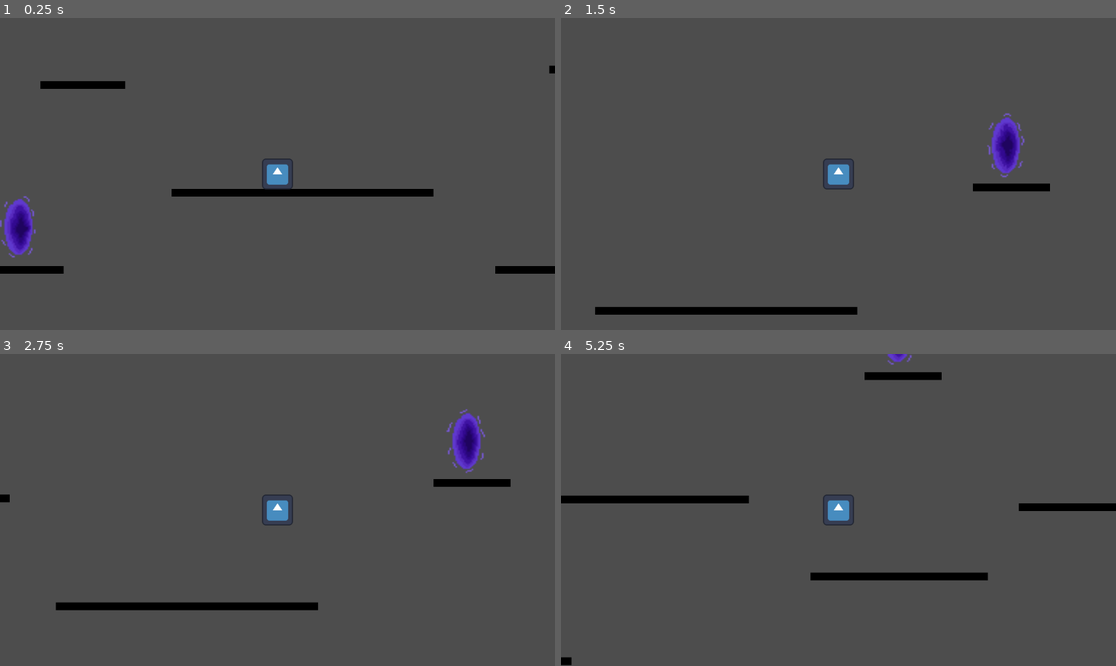
Above: before the commit, frames 1-4 (two rows, left to right).
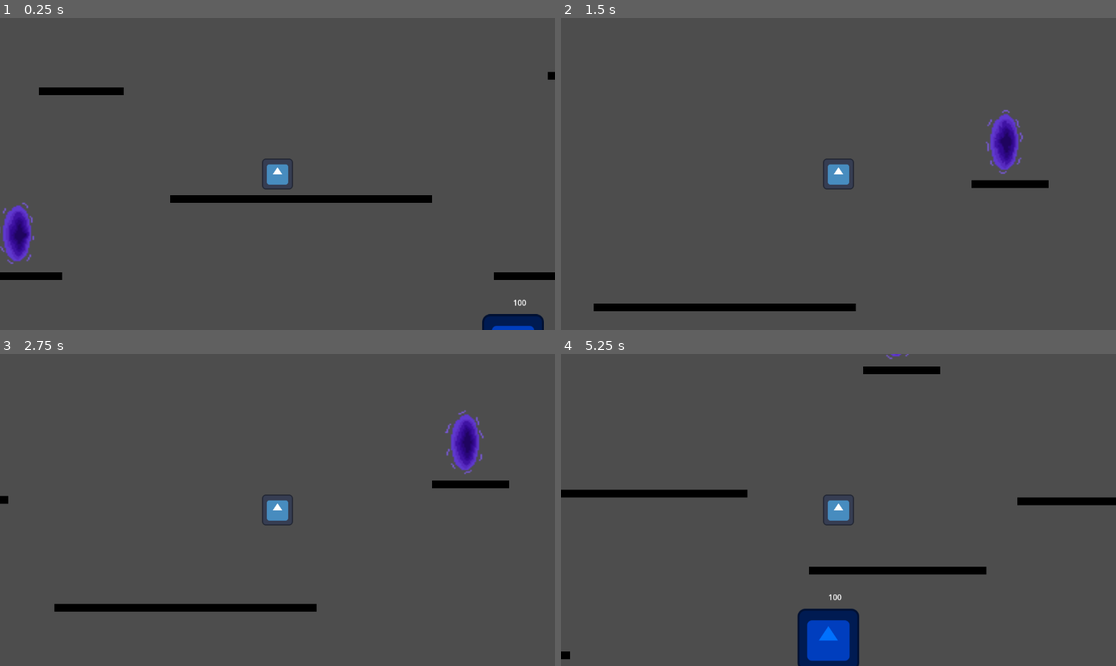
Above: after the commit, the same moments.

Repository: ZinKx135/Godot_GameSpace
Game: Godot game, scene res://Week 1/Word.tscn
Two runs of this game, one before a commit and one after it. Both use one fixed random seed, a clock stepped at 60 frames per second and the inputs below. The engine's default icon, where the game draws it, is replaced by a stand-in: a white triangle on a blue panel in a dark square.
Inputs:
- Up to frame 1 (0.25 s): no input
- Up to frame 2 (1.5 s): hold Right (ui_right) from 0.53 s (still down)
- Up to frame 3 (2.75 s): release Right (ui_right) at 2.03 s; hold Left (ui_left) from 2.03 s (still down)
- Up to frame 4 (5.25 s): release Left (ui_left) at 2.78 s; hold Right (ui_right) 2.78-4.28 s; hold Left (ui_left) 4.28-5.03 s; hold Right (ui_right) from 5.03 s (still down)

The runs differ from the first frame. In frame 1, 4.7% of the frame differs, in the area x 0-100%, y 15-100%; in frame 2, 1.9%; in frame 3, 1.0%; in frame 4, 6.1%, in the area x 0-100%, y 0-100%.

Commit message:
week3
auto shoot raycast

Diff:
--- a/godot-game-space/Week 1/Word.tscn
+++ b/godot-game-space/Week 1/Word.tscn
@@ -3,6 +3,7 @@
 [ext_resource type="Texture2D" uid="uid://dfvyt7ojv4bhf" path="res://icon.svg" id="1_lhya7"]
 [ext_resource type="PackedScene" uid="uid://bwmm032itxll1" path="res://Week 1/character_body_2d.tscn" id="2_vwskp"]
 [ext_resource type="PackedScene" uid="uid://bxriggkufkhxl" path="res://Week 2/portal.tscn" id="3_vwskp"]
+[ext_resource type="PackedScene" uid="uid://ijp6nj62pt0g" path="res://Week 3/enemy.tscn" id="4_dcmat"]
 
 [sub_resource type="TileSetAtlasSource" id="TileSetAtlasSource_e06xj"]
 texture = ExtResource("1_lhya7")
@@ -204,7 +205,6 @@
 sources/0 = SubResource("TileSetAtlasSource_e06xj")
 
 [node name="Node2D" type="Node2D" unique_id=1944617809]
-position = Vector2(3, 1)
 
 [node name="TileMapLayer" type="TileMapLayer" parent="." unique_id=975021969]
 modulate = Color(0, 0, 0, 1)
@@ -216,32 +216,48 @@
 top_level = true
 position = Vector2(0, -39)
 
-[node name="Portal_A1" parent="." unique_id=1953999146 instance=ExtResource("3_vwskp")]
+[node name="Portal" type="Node2D" parent="." unique_id=1367743906]
+
+[node name="Portal_A1" parent="Portal" unique_id=1953999146 instance=ExtResource("3_vwskp")]
 position = Vector2(-530, 92)
 scale = Vector2(2, 2)
 target_portal = NodePath("../Portal_A2")
 
-[node name="Portal_A2" parent="." unique_id=1142405224 instance=ExtResource("3_vwskp")]
+[node name="Portal_A2" parent="Portal" unique_id=1142405224 instance=ExtResource("3_vwskp")]
 position = Vector2(-1321, 1013)
 scale = Vector2(2, 2)
 target_portal = NodePath("../Portal_A1")
 
-[node name="Portal_B1" parent="." unique_id=156224098 instance=ExtResource("3_vwskp")]
+[node name="Portal_B1" parent="Portal" unique_id=156224098 instance=ExtResource("3_vwskp")]
 position = Vector2(-1320, 735)
 scale = Vector2(2, 2)
 target_portal = NodePath("../Portal_B2")
 
-[node name="Portal_B2" parent="." unique_id=1353420699 instance=ExtResource("3_vwskp")]
+[node name="Portal_B2" parent="Portal" unique_id=1353420699 instance=ExtResource("3_vwskp")]
 position = Vector2(640, -322)
 scale = Vector2(2, 2)
 target_portal = NodePath("../Portal_B1")
 
-[node name="Portal_C1" parent="." unique_id=1139298580 instance=ExtResource("3_vwskp")]
+[node name="Portal_C1" parent="Portal" unique_id=1139298580 instance=ExtResource("3_vwskp")]
 position = Vector2(1171, -77)
 scale = Vector2(2, 2)
 target_portal = NodePath("../Portal_C2")
 
-[node name="Portal_C2" parent="." unique_id=685658971 instance=ExtResource("3_vwskp")]
+[node name="Portal_C2" parent="Portal" unique_id=685658971 instance=ExtResource("3_vwskp")]
 position = Vector2(1651, 1007)
 scale = Vector2(2, 2)
 target_portal = NodePath("../Portal_C1")
+
+[node name="Musuh" type="Node2D" parent="." unique_id=2073134642]
+position = Vector2(-1044, 1045)
+
+[node name="enemy" parent="Musuh" unique_id=1714901746 instance=ExtResource("4_dcmat")]
+
+[node name="enemy2" parent="Musuh" unique_id=91481082 instance=ExtResource("4_dcmat")]
+position = Vector2(2230, 0)
+
+[node name="enemy3" parent="Musuh" unique_id=332363032 instance=ExtResource("4_dcmat")]
+position = Vector2(1533, -718)
+
+[node name="enemy4" parent="Musuh" unique_id=1277354024 instance=ExtResource("4_dcmat")]
+position = Vector2(473, -387)
--- a/godot-game-space/Week 1/character_body_2d.gd
+++ b/godot-game-space/Week 1/character_body_2d.gd
@@ -1,25 +1,55 @@
 extends CharacterBody2D
 
+@export var projectile_scene : PackedScene
+@onready var ray_left = $RayCast2D_kiri
+@onready var ray_right = $RayCast2D_kanan
+
+var can_shoot = true
 
 const SPEED = 300.0
 const JUMP_VELOCITY = -800.0
 
 
 func _physics_process(delta: float) -> void:
-	# Add the gravity.
+
 	if not is_on_floor():
 		velocity += get_gravity() * delta
 
-	# Handle jump.
 	if is_on_floor():
 		velocity.y = JUMP_VELOCITY
 
-	# Get the input direction and handle the movement/deceleration.
-	# As good practice, you should replace UI actions with custom gameplay actions.
 	var direction := Input.get_axis("ui_left", "ui_right")
 	if direction:
 		velocity.x = direction * SPEED
 	else:
 		velocity.x = move_toward(velocity.x, 0, SPEED)
+	move_and_slide()
 
-	move_and_slide()
+	check_raycast(ray_left)
+	check_raycast(ray_right)
+
+func check_raycast(ray):
+	if ray.is_colliding():
+		var target = ray.get_collider()
+
+		if target == null:
+			return
+
+		if target.is_in_group("enemy"):
+			shoot(target.global_position)
+
+func shoot(target_pos):
+	if not can_shoot:
+		return
+
+	can_shoot = false
+
+	var bullet = projectile_scene.instantiate()
+	get_tree().current_scene.add_child(bullet)
+	bullet.global_position = global_position
+
+	var dir = (target_pos - global_position).normalized()
+	bullet.set_direction(dir)
+
+	await get_tree().create_timer(0.5).timeout
+	can_shoot = true
--- a/godot-game-space/Week 1/character_body_2d.tscn
+++ b/godot-game-space/Week 1/character_body_2d.tscn
@@ -1,6 +1,7 @@
 [gd_scene format=3 uid="uid://bwmm032itxll1"]
 
 [ext_resource type="Script" uid="uid://dpwmpyfic0ke" path="res://Week 1/character_body_2d.gd" id="1_ij6vw"]
+[ext_resource type="PackedScene" uid="uid://crtyj3mbo4tw3" path="res://Week 3/projectile.tscn" id="2_fvsfo"]
 [ext_resource type="Texture2D" uid="uid://dfvyt7ojv4bhf" path="res://icon.svg" id="2_ghijl"]
 
 [sub_resource type="RectangleShape2D" id="RectangleShape2D_44cfe"]
@@ -8,6 +9,7 @@
 
 [node name="CharacterBody2D" type="CharacterBody2D" unique_id=122348483 groups=["Player"]]
 script = ExtResource("1_ij6vw")
+projectile_scene = ExtResource("2_fvsfo")
 
 [node name="CollisionShape2D" type="CollisionShape2D" parent="." unique_id=659169537]
 shape = SubResource("RectangleShape2D_44cfe")
@@ -17,3 +19,9 @@
 texture = ExtResource("2_ghijl")
 
 [node name="Camera2D" type="Camera2D" parent="." unique_id=717647850]
+
+[node name="RayCast2D_kanan" type="RayCast2D" parent="." unique_id=2036078894]
+target_position = Vector2(200, 0)
+
+[node name="RayCast2D_kiri" type="RayCast2D" parent="." unique_id=1369699555]
+target_position = Vector2(-200, 0)
--- /dev/null
+++ b/godot-game-space/Week 3/enemy.gd
@@ -0,0 +1,22 @@
+extends CharacterBody2D
+
+var hp = 100
+
+@onready var hp_label = $Label
+
+func _ready():
+	add_to_group("enemy")
+	update_hp_label()
+
+func take_damage(dmg):
+	hp -= dmg
+	update_hp_label()
+
+	if hp <= 0:
+		die()
+
+func update_hp_label():
+	hp_label.text = str(hp)
+
+func die():
+	queue_free()
--- /dev/null
+++ b/godot-game-space/Week 3/enemy.tscn
@@ -0,0 +1,30 @@
+[gd_scene format=3 uid="uid://ijp6nj62pt0g"]
+
+[ext_resource type="Script" uid="uid://c2wh165vpv1ak" path="res://Week 3/enemy.gd" id="1_p4ewx"]
+[ext_resource type="Texture2D" uid="uid://dfvyt7ojv4bhf" path="res://icon.svg" id="2_fhs7u"]
+
+[sub_resource type="RectangleShape2D" id="RectangleShape2D_2x7rd"]
+size = Vector2(128, 128)
+
+[node name="enemy" type="CharacterBody2D" unique_id=1714901746]
+script = ExtResource("1_p4ewx")
+
+[node name="CollisionShape2D" type="CollisionShape2D" parent="." unique_id=1694280871]
+shape = SubResource("RectangleShape2D_2x7rd")
+
+[node name="Sprite2D" type="Sprite2D" parent="." unique_id=1178279493]
+modulate = Color(0, 0.44171134, 0.99514896, 1)
+texture = ExtResource("2_fhs7u")
+
+[node name="Label" type="Label" parent="." unique_id=2083323712]
+anchors_preset = 15
+anchor_right = 1.0
+anchor_bottom = 1.0
+offset_top = -100.0
+offset_right = 28.0
+offset_bottom = -77.0
+grow_horizontal = 2
+grow_vertical = 2
+text = "100"
+horizontal_alignment = 1
+vertical_alignment = 1
--- /dev/null
+++ b/godot-game-space/Week 3/projectile.gd
@@ -0,0 +1,19 @@
+extends Area2D
+
+
+var speed = 500
+var direction = Vector2.ZERO
+
+func set_direction(dir: Vector2):
+	direction = dir
+
+func _process(delta):
+	position += direction * speed * delta
+
+func _ready():
+	connect("body_entered", _on_body_entered)
+
+func _on_body_entered(body):
+	if body.is_in_group("enemy"):
+		body.take_damage(10)
+		queue_free()
--- /dev/null
+++ b/godot-game-space/Week 3/projectile.tscn
@@ -0,0 +1,18 @@
+[gd_scene format=3 uid="uid://crtyj3mbo4tw3"]
+
+[ext_resource type="Script" uid="uid://c5yt0so0ko3sg" path="res://Week 3/projectile.gd" id="1_3bkd3"]
+[ext_resource type="Texture2D" uid="uid://dfvyt7ojv4bhf" path="res://icon.svg" id="1_pbbp4"]
+
+[sub_resource type="RectangleShape2D" id="RectangleShape2D_3bkd3"]
+size = Vector2(90, 90.5)
+
+[node name="Projectile" type="Area2D" unique_id=889573066]
+script = ExtResource("1_3bkd3")
+
+[node name="CollisionShape2D" type="CollisionShape2D" parent="." unique_id=1054885204]
+shape = SubResource("RectangleShape2D_3bkd3")
+
+[node name="Sprite2D" type="Sprite2D" parent="." unique_id=6141204]
+modulate = Color(0.75, 0, 0, 1)
+scale = Vector2(0.6875, 0.6953125)
+texture = ExtResource("1_pbbp4")
Not shown, added: godot-game-space/Week 3/enemy.gd.uid
Not shown, added: godot-game-space/Week 3/projectile.gd.uid
Not shown, added: godot-game-space/Week 2/p.
